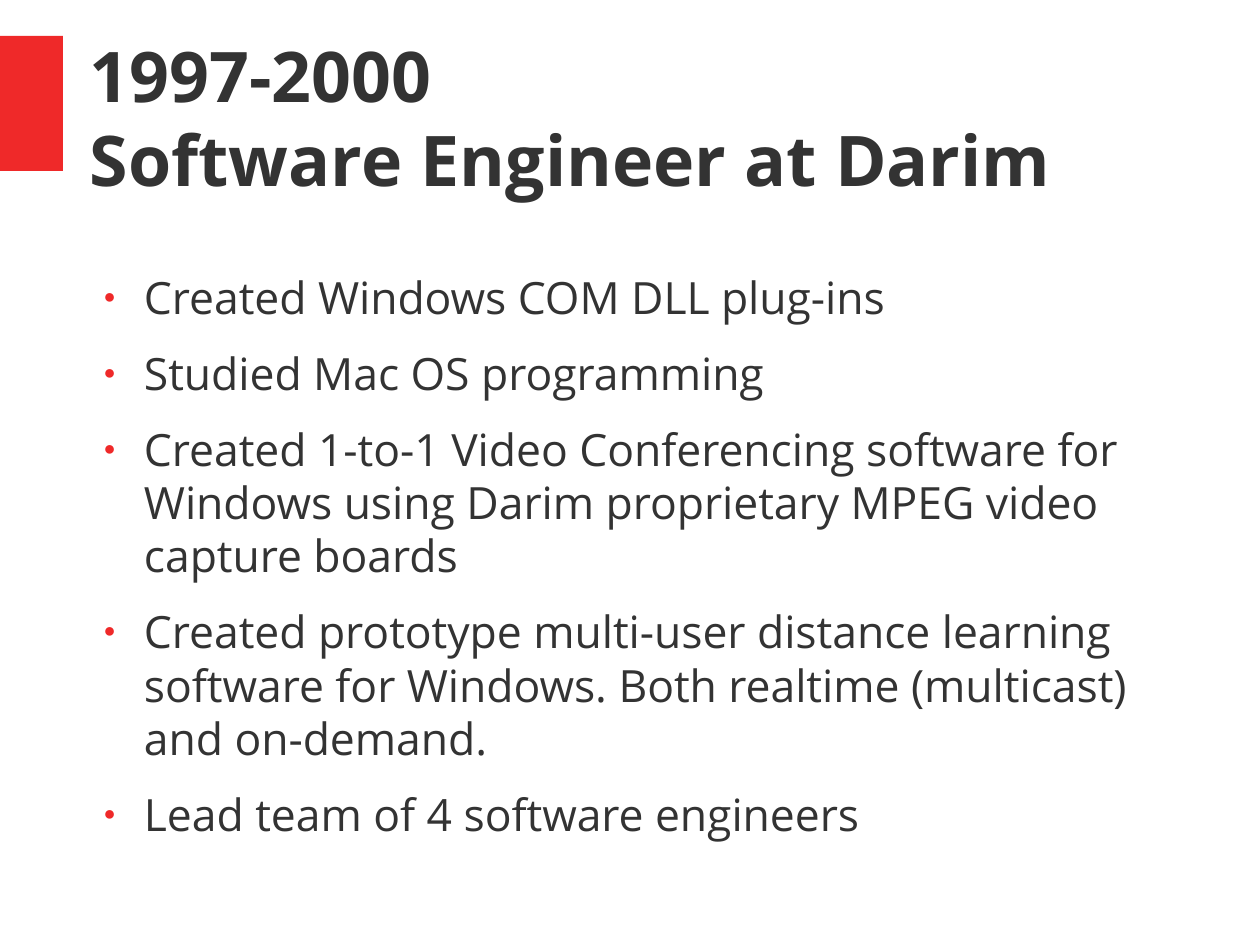
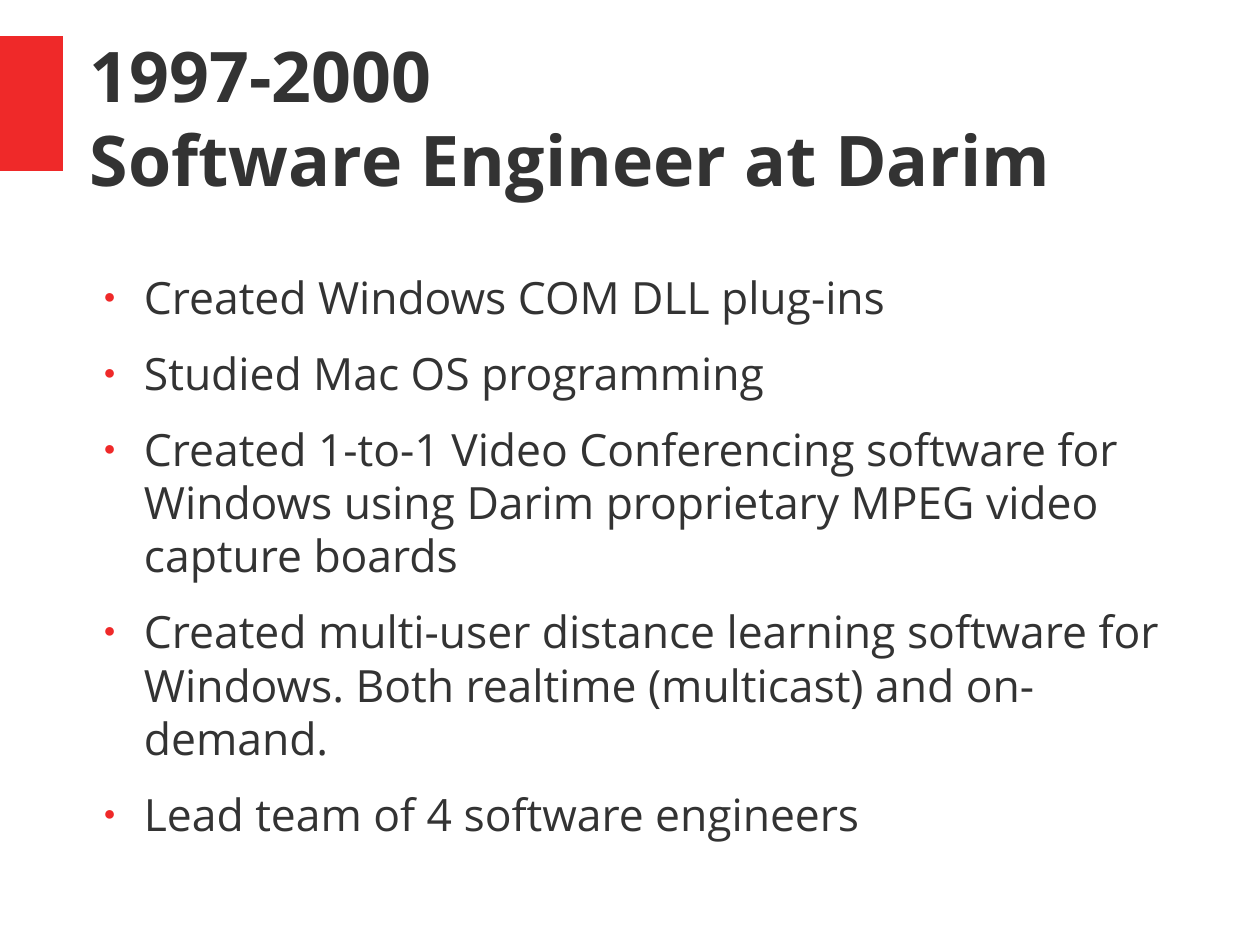
Before and after one commit to dcigor/udacity-car-public, a slide deck: slide 7 of Term1 Computer Vision and Deep Learning/history.pptx. Drawn at 1260x945 pixels with LibreOffice and Linux fonts; fonts in the diff are those of the drawing. Boxes give left, top, right and bottom in pixels: in the first picture for what was removed or moved away, otherwise in the second. Text is boxed around its words. In the diff, an @@ line names an element or a change of style, - is before the commit and + after.

```diff
--- a/Term1 Computer Vision and Deep Learning/history.pptx
+++ b/Term1 Computer Vision and Deep Learning/history.pptx
@@ text at (x1=144, y1=614, x2=1159, y2=756): text changed @@
-● Created prototype multi-user distance learning software for Windows. Both realtime (multicast) and on-demand.
+● Created multi-user distance learning software for Windows. Both realtime (multicast) and on-demand.
```
Also in this commit, not shown: 2 other slides changed, 1 slide added.
